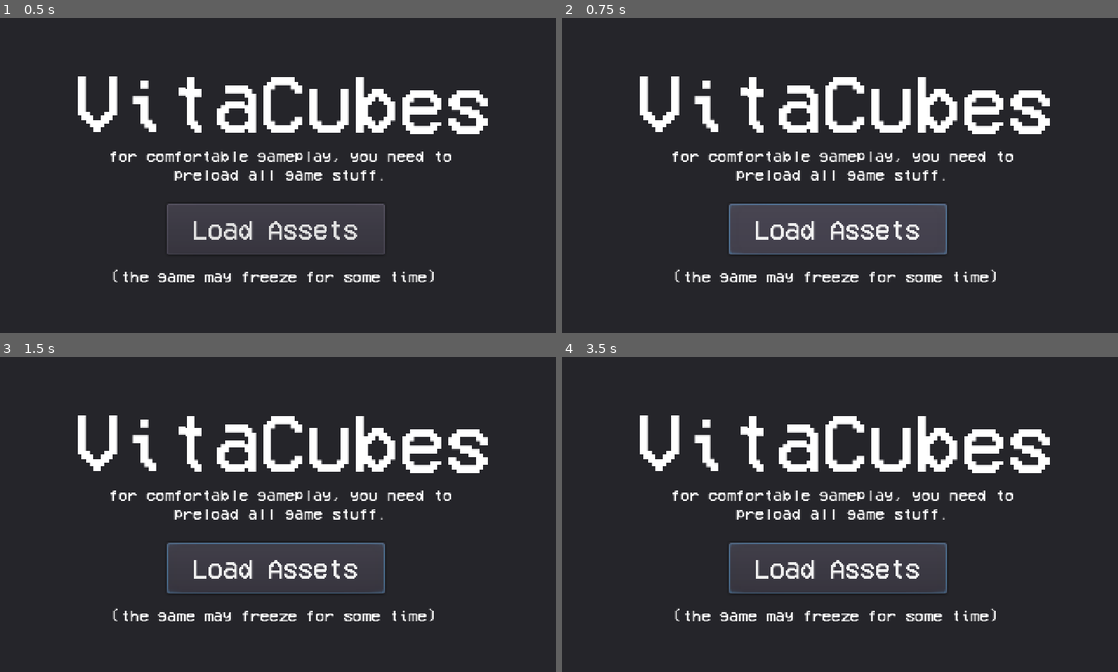
Above: before the commit, frames 1-4 (two rows, left to right).
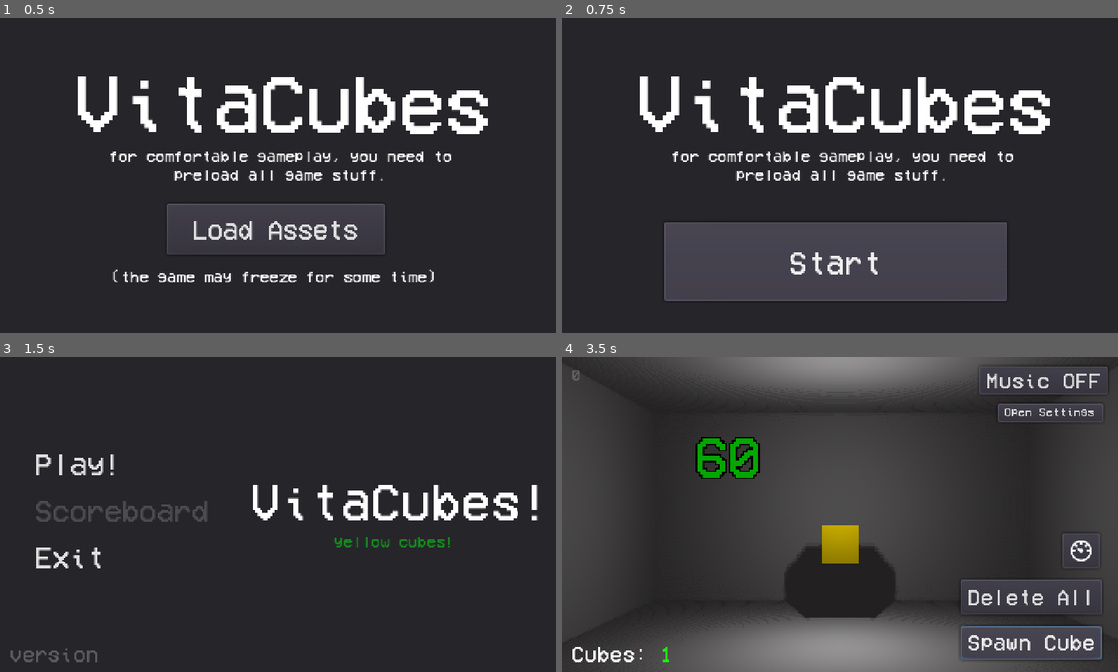
Above: after the commit, the same moments.

Repository: yaragirodev/vitaCubes
Game: Godot game, scene res://scenes/preLoadMenu.tscn
Two runs of this game, one before a commit and one after it. Both use one fixed random seed, a clock stepped at 60 frames per second and the inputs below.
Inputs (mouse positions are in pixels of both pictures, inside the frame that each line leads up to):
- Up to frame 1 (0.5 s): no input
- Up to frame 2 (0.75 s): click "Load Assets" at 0.5 s
- Up to frame 3 (1.5 s): click (272, 599) at 1.25 s, where only the run after the commit has a clickable "Start"
- Up to frame 4 (3.5 s): click (639, 464) at 2 s, where only the run after the commit has a clickable "Play!"; click (1029, 643) at 2.75 s, where only the run after the commit has a clickable "Spawn Cube"

Frame 1 is identical in both runs. In frame 2, 14% of the frame differs, in the area x 18-80%, y 58-90%; in frame 3, 15%; in frame 4, 53%, in the area x 0-100%, y 0-100%.
Error before the commit: Parse Error: The export hint isn't a resource type. (res://scenes/preloadMenu.gd:6)

Commit message:
deleted invisble wall, deleted main level from autoload

Diff:
--- a/gui/gui.gd
+++ b/gui/gui.gd
@@ -11,10 +11,12 @@
 onready var settingsButton: Button = $openSettings
 
 # other
-onready var other_camera: Camera = globalData.mainScene.get_node("pCam2")
-onready var main_camera: Camera = globalData.mainScene.get_node("pCam")
-onready var spawned_spatial = globalData.mainScene.get_node("spawnedStuff")
-onready var musicPlayer = globalData.mainScene.get_node("musicStream")
+export (NodePath) var mainScenePath
+onready var mainScene = get_node(mainScenePath)
+onready var other_camera: Camera = mainScene.get_node("pCam2")
+onready var main_camera: Camera = mainScene.get_node("pCam")
+onready var spawned_spatial = mainScene.get_node("spawnedStuff")
+onready var musicPlayer = mainScene.get_node("musicStream")
 export (NodePath) var path_to_settings
 onready var gameSettings = get_node(path_to_settings)
 
--- a/scenes/main.tscn
+++ b/scenes/main.tscn
@@ -96,6 +96,7 @@
 script = ExtResource( 4 )
 
 [node name="gui" parent="." instance=ExtResource( 1 )]
+mainScenePath = NodePath("..")
 path_to_settings = NodePath("../CanvasLayer/gameSetings")
 
 [node name="spawnPoint" type="Spatial" parent="."]
@@ -117,7 +118,7 @@
 guiPath = NodePath("../../gui")
 
 [node name="CSGBox" type="CSGBox" parent="."]
-transform = Transform( 1, 0, 0, 0, 1, 0, 0, 0, 1, 0, 6.78631, 8.85542 )
+transform = Transform( 1, 0, 0, 0, 1, 0, 0, 0, 1, 0, -12.2199, 14.0225 )
 visible = false
 use_collision = true
 width = 29.8645
--- a/scenes/preLoadMenu.tscn
+++ b/scenes/preLoadMenu.tscn
@@ -23,7 +23,6 @@
 anchor_right = 1.0
 anchor_bottom = 1.0
 script = ExtResource( 2 )
-mainlvlPath = null
 
 [node name="CanvasLayer" type="CanvasLayer" parent="."]
 layer = 100
--- a/scenes/preloadMenu.gd
+++ b/scenes/preloadMenu.gd
@@ -3,13 +3,11 @@
 onready var preloadButton: Button = $CanvasLayer/Panel/loadButton
 onready var proceedButton: Button = $CanvasLayer/Panel/proceed
 onready var littletext: Label = $CanvasLayer/Panel/littleWarning
-export (SceneTree) var mainlvlPath
 
 func _ready():
 	preloadButton.connect("pressed", self, "_onLoadButtonClicked")
 	proceedButton.connect("pressed", self, "_onProceedButtonClicked")
 	proceedButton.visible = false
-	globalData.mainScene = mainlvlPath
 
 func _onLoadButtonClicked():
 	# load main scene
